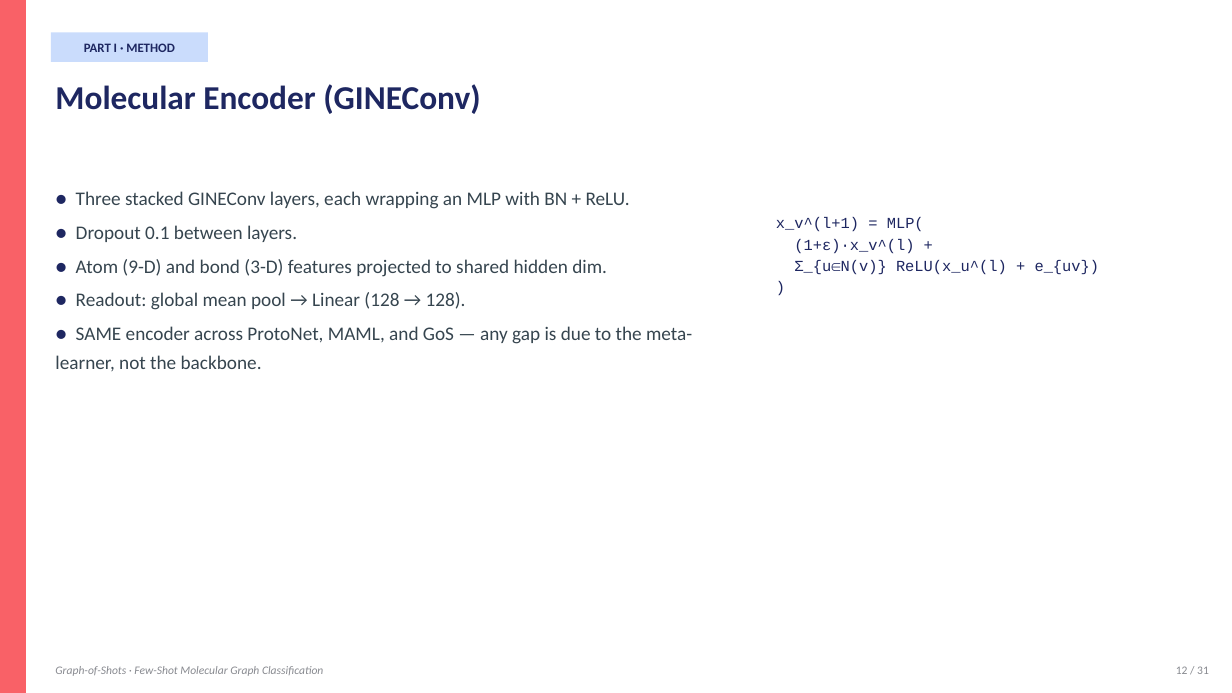
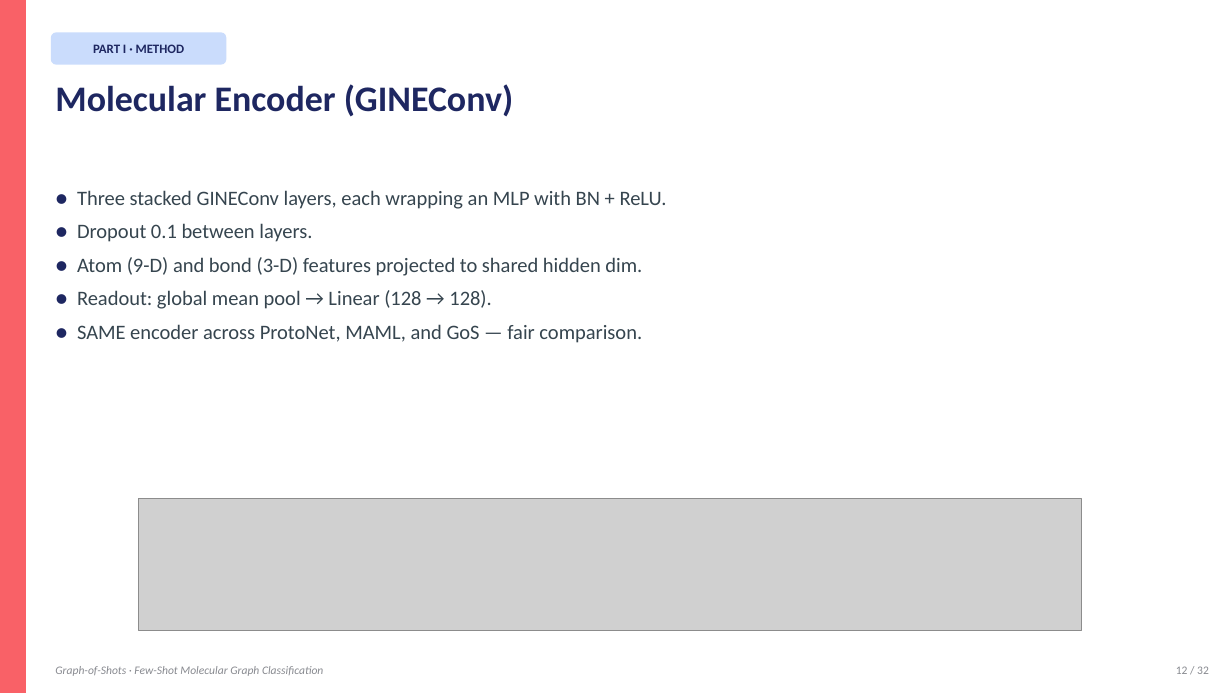
Before and after one commit to BDeMo/proj-mol, a slide deck: slide 12 of presentation/Graph-of-Shots.pptx. Drawn at 1232x693 pixels with LibreOffice and Linux fonts; fonts in the diff are those of the drawing; grey boxes stand for pictures. Boxes give left, top, right and bottom in pixels: in the first picture for what was removed or moved away, otherwise in the second. Text is boxed around its words. In the diff, an @@ line names an element or a change of style, - is before the commit and + after.

Commit message:
Rebuild PPT: native text + math-rendered formula images + clean diagrams
Previous approach used python-pptx shapes for formulas and custom diagrams,
which rendered unpredictably in MS Office (broken math symbols, misaligned
shapes). New approach:

  - All titles, bullets, callouts remain NATIVE PowerPoint text — fully
    editable, consistent formatting across Office versions.
  - Math formulas pre-rendered via matplotlib mathtext → PNG, embedded
    as pictures. Guarantees correct symbols: α, σ, ε, τ, ∑, subscripts,
    superscripts, Euclidean norms.
  - Complex diagrams (supervised pipeline, episode viz, encoder stack,
    GoS pipeline, iterative refinement, bipartite S-Q graph)
    pre-rendered via matplotlib → PNG, embedded as pictures.
  - Simple structures (tables, callout boxes, M1-M5 overview grid)
    still built with native pptx rectangles for editability.

Assets:
  presentation/formulas/  10 math PNGs (mathtext, transparent bg)
  presentation/diagrams/  6 diagram PNGs (matplotlib, transparent bg)
  presentation/figures/   4 result plots (from earlier)

```diff
--- a/presentation/Graph-of-Shots.pptx
+++ b/presentation/Graph-of-Shots.pptx
@@ text "PART I · METHOD" rewrapped from [84, 43, 175, 52] to [93, 42, 185, 57] @@
@@ rounded rectangle: place and size @@
-rounded rectangle at [51, 32, 208, 62]
+rounded rectangle at [51, 32, 226, 65]
@@ rounded rectangle at [51, 32, 226, 65]: rectangle to rounded rectangle @@
@@ text "Molecular Encoder (GINEConv)" at [55, 84, 513, 117]: size 26 to 28 pt @@
@@ text at [77, 190, 667, 309]: size 15 to 16 pt in "● Three stacked GINEConv layers, each wrapping ...", "● Dropout 0.1 between layers.", "● Atom (9-D) and bond (3-D) features ...", "● Readout: global mean pool → Linear ..."; line spacing 1.25 to 1.2; less space between paragraphs @@
@@ text removed at [776, 217, 1100, 275] @@
-x_v^(l+1) = MLP(
-(1+ε)·x_v^(l) +
-Σ_{u∈N(v)} ReLU(x_u^(l) + e_{uv})
-)
@@ text at [77, 324, 642, 343]: text changed; size 15 to 16 pt @@
-● SAME encoder across ProtoNet, MAML, and GoS — any gap is due to the meta-learner, not the backbone.
+● SAME encoder across ProtoNet, MAML, and GoS — fair comparison.
@@ picture added at [139, 499, 1081, 630] @@
```
Also in this commit, not shown: 31 other slides changed, 17 other files.
